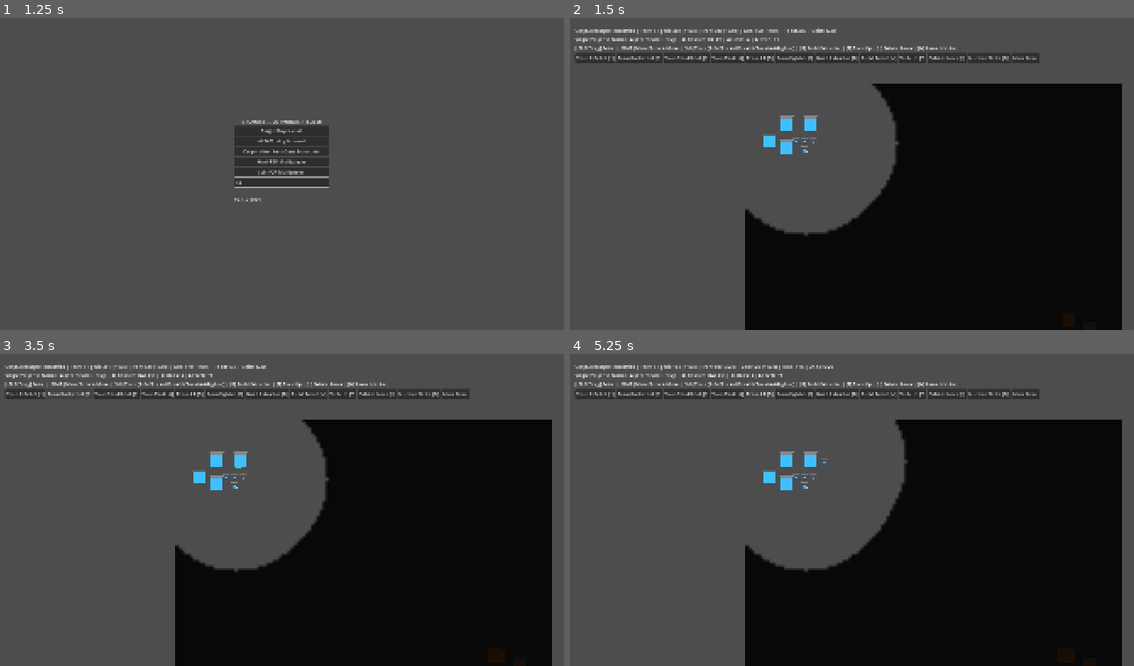
Above: before the commit, frames 1-4 (two rows, left to right).
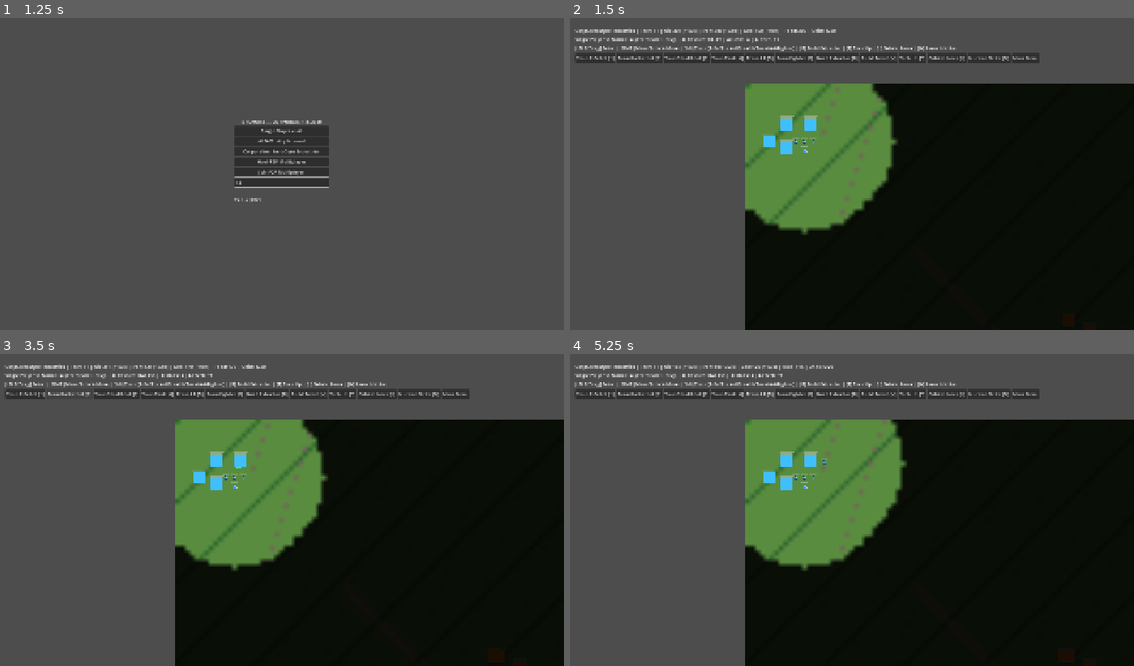
Above: after the commit, the same moments.

Repository: 23skdu/BroWarz
Game: Godot game, scene res://scenes/main_menu.tscn
The game is run twice, just before and just after one commit, with the same random seed, the same clock (stepped at 60 frames per second) and the same inputs.
Inputs (mouse positions are in pixels of both pictures, inside the frame that each line leads up to):
- Up to frame 1 (1.25 s): click (282, 183) at 0.52 s; type "12" at 0.6 s
- Up to frame 2 (1.5 s): click "Single Player vs AI" at 1.25 s
- Up to frame 3 (3.5 s): click "Train Riflebot [1]" at 2 s; click "Train Rocketbot [2]" at 2.75 s
- Up to frame 4 (5.25 s): click "Train Stealthbot [3]" at 3.5 s; click "Train Tank [4]" at 4.25 s; click "Train AA [5]" at 5 s

Frame 1 is identical in both runs. In frame 2, 13% of the frame differs, in the area x 31-100%, y 21-100%; in frame 3, 13%; in frame 4, 13%.

Commit message:
Add terrain rendering and fix tile size for fog/nuke

Diff:
--- a/scripts/game/game.gd
+++ b/scripts/game/game.gd
@@ -21,7 +21,11 @@
 var active_tracers: Array = []  # Array of Dictionary {from, to, color, width, timer, duration}
 var scorch_marks: Array = []    # Array of Dictionary {pos, radius, alpha}
 
-const TILE_SIZE: float = 10.0
+var terrain_image: Image
+var terrain_texture: ImageTexture
+var terrain_sprite: Sprite2D
+
+const TILE_SIZE: float = 16.0
 var fog: FogOfWar
 var fog_image: Image
 var fog_texture: ImageTexture
@@ -40,6 +44,15 @@
 		GameManager.registry.populate_defaults()
 	map_data = MapData.new(128, 128)
 	_generate_map()
+	terrain_image = Image.create(128, 128, false, Image.FORMAT_RGBA8)
+	terrain_texture = ImageTexture.create_from_image(terrain_image)
+	terrain_sprite = Sprite2D.new()
+	terrain_sprite.texture = terrain_texture
+	terrain_sprite.scale = Vector2(TILE_SIZE, TILE_SIZE)
+	terrain_sprite.centered = false
+	terrain_sprite.z_index = -5
+	add_child(terrain_sprite)
+	_update_terrain_image()
 	fog = FogOfWar.new(128, 128)
 	fog_image = Image.create(128, 128, false, Image.FORMAT_RGBA8)
 	fog_texture = ImageTexture.create_from_image(fog_image)
@@ -420,6 +433,7 @@
 		for dy in range(-rad, rad + 1):
 			for dx in range(-rad, rad + 1):
 				map_data.set_terrain(cx + dx, cy + dy, MapData.Terrain.WASTELAND)
+	_update_terrain_image()
 	active_vfx.append({"type": "nuke", "pos": target_pos, "radius": 180.0, "color": Color(1.0, 0.45, 0.1, 0.8), "timer": 2.0, "duration": 2.0})
 	AudioManager.play_sfx("nuclear_launch")
 
@@ -720,3 +734,26 @@
 				var tx := int(u.global_position.x / TILE_SIZE)
 				var ty := int(u.global_position.y / TILE_SIZE)
 				u.visible = fog.is_visible(tx, ty)
+
+func _terrain_color(t: int) -> Color:
+	match t:
+		MapData.Terrain.PLAINS: return Color(0.35, 0.55, 0.25)
+		MapData.Terrain.FOREST: return Color(0.18, 0.4, 0.18)
+		MapData.Terrain.SWAMP: return Color(0.3, 0.35, 0.2)
+		MapData.Terrain.RIVER: return Color(0.2, 0.4, 0.75)
+		MapData.Terrain.SEA: return Color(0.1, 0.25, 0.55)
+		MapData.Terrain.MOUNTAIN: return Color(0.5, 0.5, 0.5)
+		MapData.Terrain.URBAN: return Color(0.45, 0.4, 0.35)
+		MapData.Terrain.ROAD: return Color(0.6, 0.55, 0.4)
+		MapData.Terrain.BRIDGE: return Color(0.6, 0.5, 0.3)
+		MapData.Terrain.WASTELAND: return Color(0.35, 0.2, 0.15)
+	return Color(0.3, 0.3, 0.3)
+
+func _update_terrain_image() -> void:
+	if terrain_image == null or map_data == null:
+		return
+	for y in range(map_data.height):
+		for x in range(map_data.width):
+			terrain_image.set_pixel(x, y, _terrain_color(map_data.get_terrain(x, y)))
+	if terrain_texture:
+		terrain_texture.update(terrain_image)
